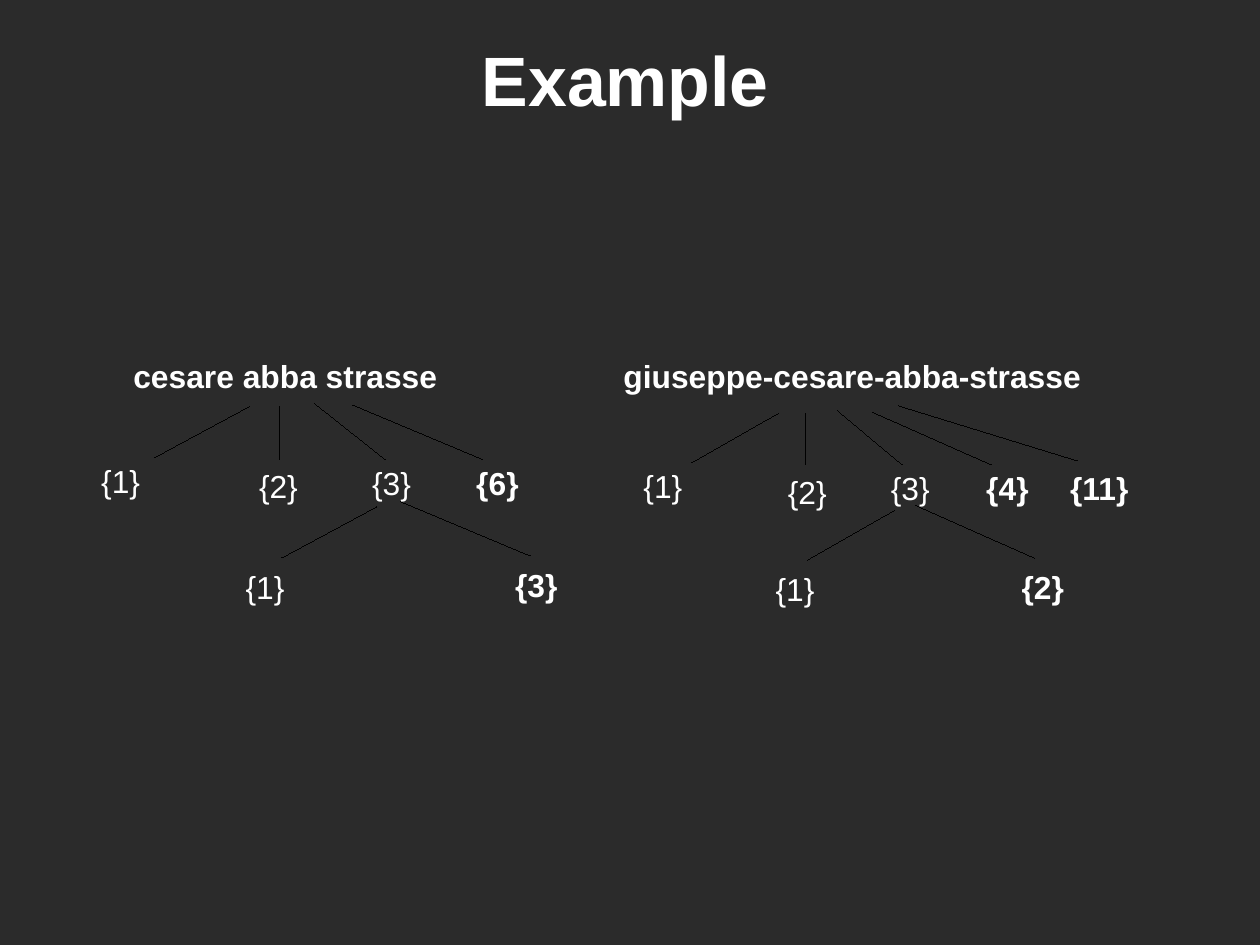
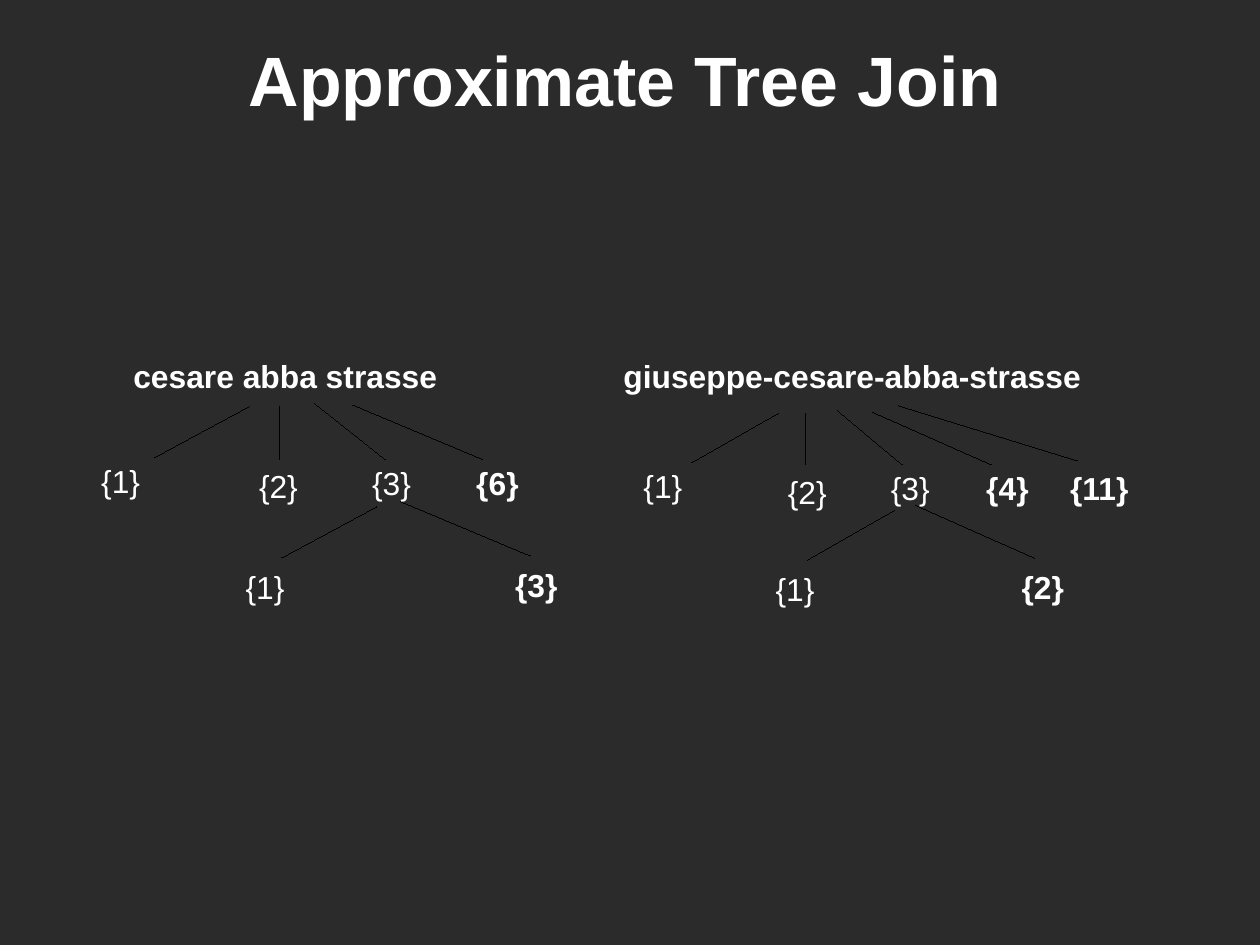
Before and after one commit to LuciferoO/treeeditdistance, a slide deck: slide 4 of treeeditdistance/doc/Presentation.odp. Drawn at 1260x945 pixels with LibreOffice and Linux fonts; fonts in the diff are those of the drawing; background and template pictures are left out; a plain dark background stands for a picture behind light text. Boxes give left, top, right and bottom in pixels: in the first picture for what was removed or moved away, otherwise in the second. Text is boxed around its words. In the diff, an @@ line names an element or a change of style, - is before the commit and + after.

```diff
--- a/treeeditdistance/doc/Presentation.odp
+++ b/treeeditdistance/doc/Presentation.odp
@@ title at <box>249,55,1001,120</box>: text changed @@
-Example
+Approximate Tree Join
```
Also in this commit, not shown: 4 other slides changed, 2 slides added.
